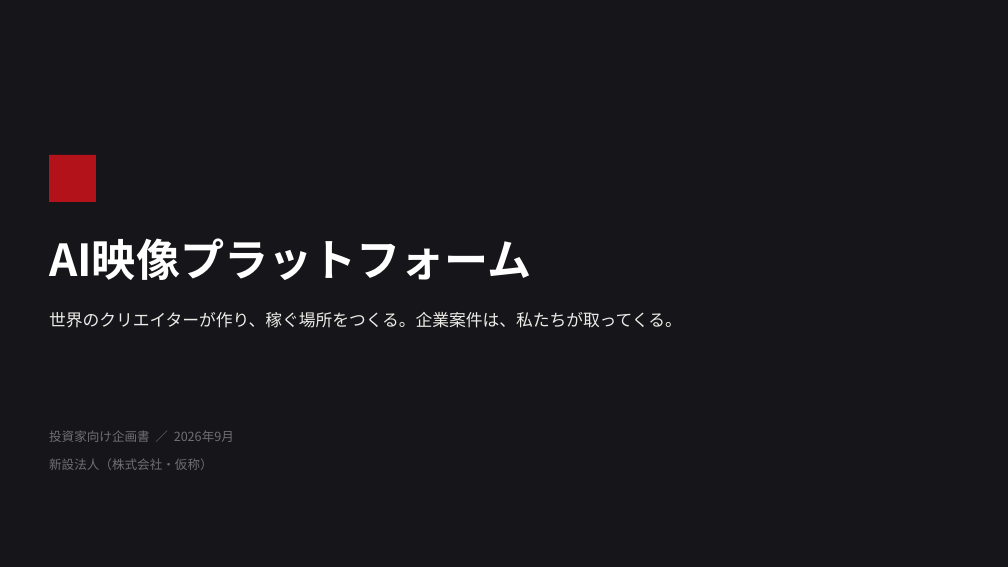
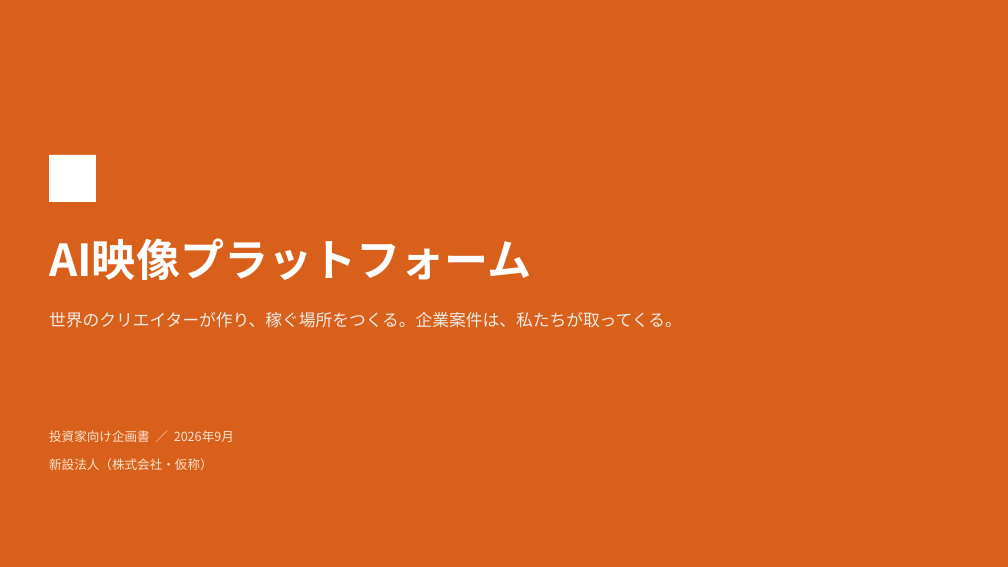
Before and after one commit to bpn333333/test, a slide deck: slide 1 of 投資家向け企画書.pptx. Drawn at 1008x567 pixels with LibreOffice and Linux fonts; fonts in the diff are those of the drawing. Boxes give left, top, right and bottom in pixels: in the first picture for what was removed or moved away, otherwise in the second. Text is boxed around its words. In the diff, an @@ line names an element or a change of style, - is before the commit and + after.

```diff
--- a/投資家向け企画書.pptx
+++ b/投資家向け企画書.pptx
@@ background #16161A to #D9601A @@
@@ rectangle at [49, 155, 96, 202]: fill #B3121B to #FFFFFF @@
@@ text "投資家向け企画書 ／ 2026年9月" at [49, 430, 234, 442]: text colour #6E6E76 to #FBE2D2 @@
@@ text "新設法人（株式会社・仮称）" at [49, 458, 213, 470]: text colour #6E6E76 to #FBE2D2 @@
```
Also in this commit, not shown: 16 other slides changed, 2 other files.
